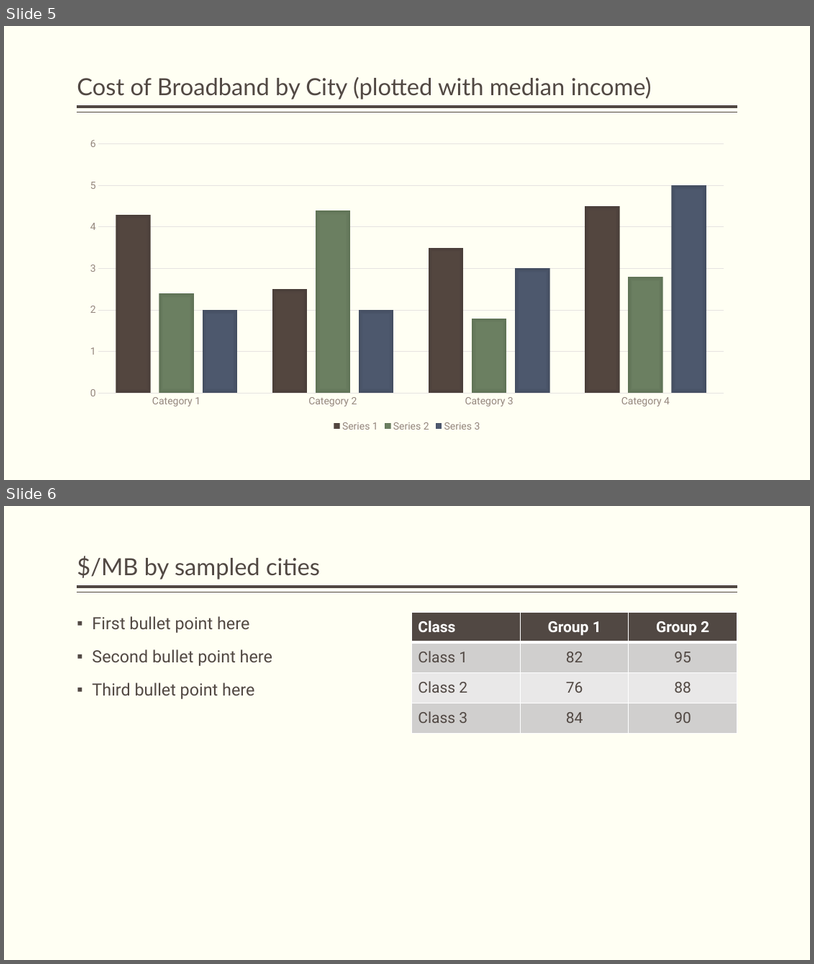
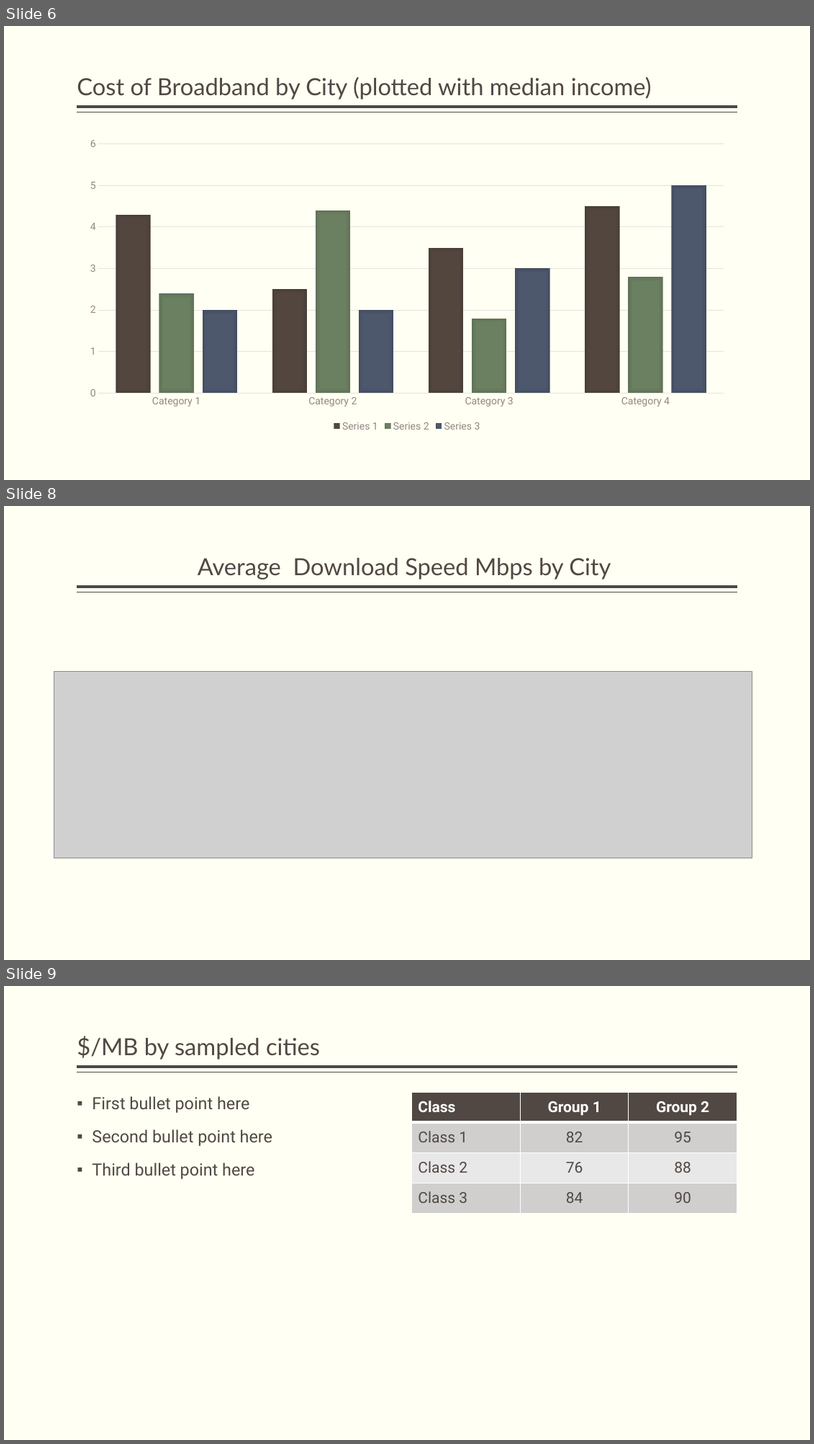
Before and after one commit to vsmolina/fiber_group, a slide deck: Fiber_Group_Presenetation_DRAFT.pptx. Shown one above the other, each under a label of ours: slides 5 and 6 before the commit, slides 6, 8 and 9 after it; the slides between them are not shown. The pictures are 814x964 and 814x1444 pixels, drawn with LibreOffice and Linux fonts; fonts in the diff are those of the drawing; grey boxes stand for pictures. Boxes give left, top, right and bottom in pixels: in the first picture for what was removed or moved away, otherwise in the second. Text is boxed around its words. In the diff, an @@ line names an element or a change of style, - is before the commit and + after.

```diff
--- a/Fiber_Group_Presenetation_DRAFT.pptx
+++ b/Fiber_Group_Presenetation_DRAFT.pptx
@@ slide 8 added at (x1=4, y1=506, x2=810, y2=960), background #FFFFF3; not listed: 2 template elements that a slide beside it also shows @@
@@ title added at (x1=198, y1=558, x2=611, y2=579), 28 pt, text #514843 @@
+Average Download Speed Mbps by City
@@ picture added at (x1=54, y1=671, x2=753, y2=858) @@
@@ what was slide 5 is now slide 6 @@
@@ what was slide 6 is now slide 9 @@
```
Also in this commit, not shown: 1 slide changed, 3 other slides added, 4 other files.
